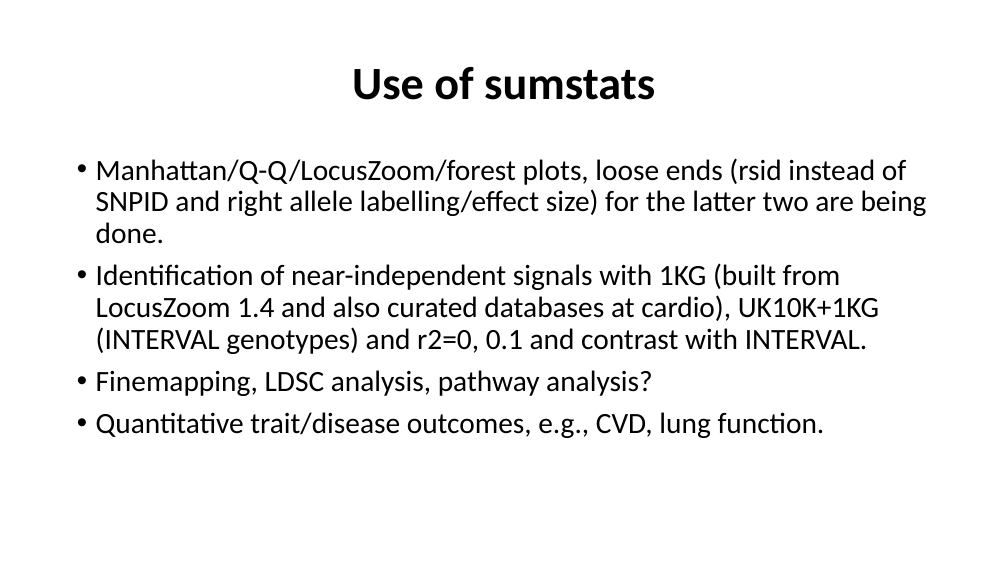
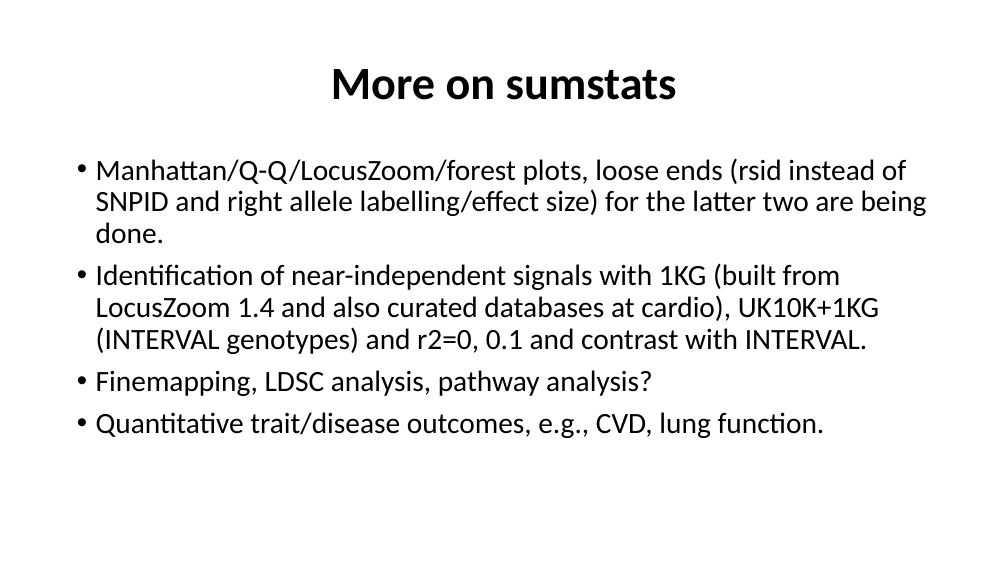
Before and after one commit to jinghuazhao/INF, a slide deck: slide 11 of doc/SCALLOP_INF1-120419.pptx. Drawn at 1008x567 pixels with LibreOffice and Linux fonts; fonts in the diff are those of the drawing. Boxes give left, top, right and bottom in pixels: in the first picture for what was removed or moved away, otherwise in the second. Text is boxed around its words. In the diff, an @@ line names an element or a change of style, - is before the commit and + after.

```diff
--- a/doc/SCALLOP_INF1-120419.pptx
+++ b/doc/SCALLOP_INF1-120419.pptx
@@ title at (331, 69, 677, 100): text changed @@
-Use of sumstats
+More on sumstats
```
Also in this commit, not shown: 7 other slides changed, 16 other files.
